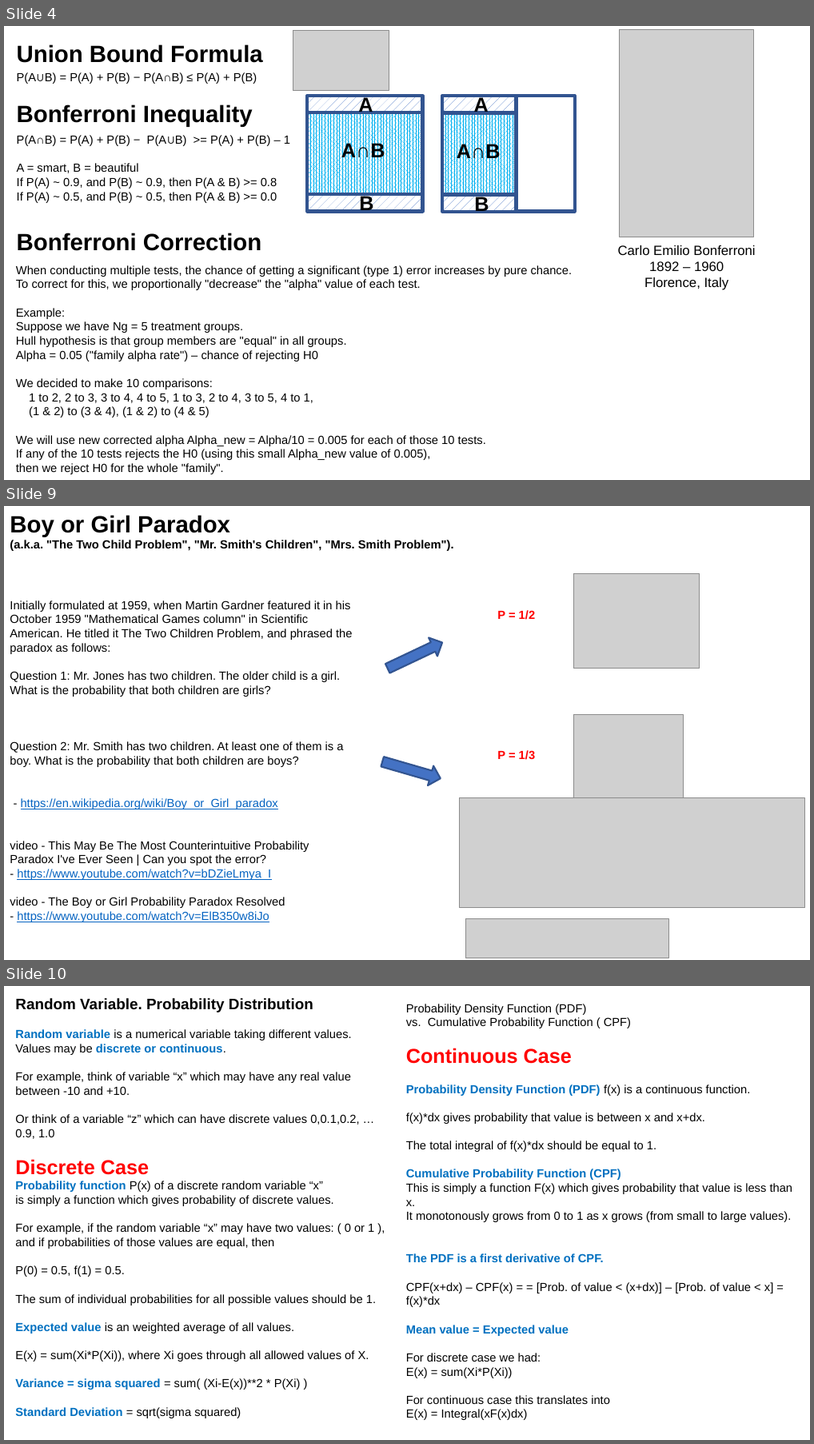
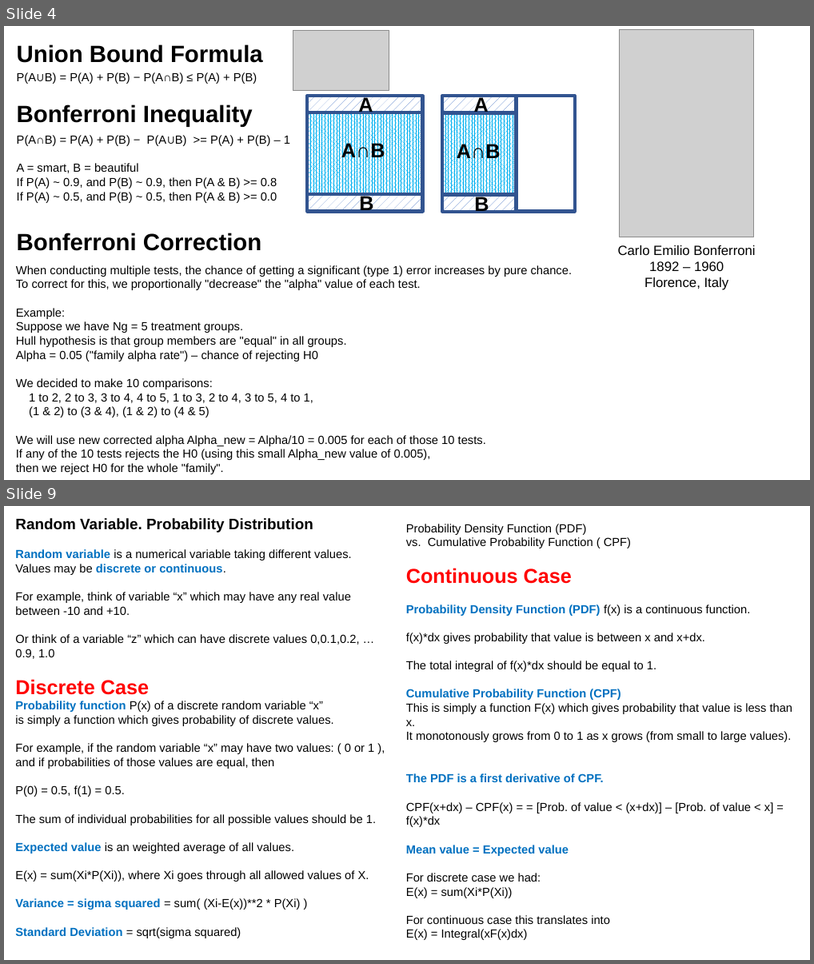
Before and after one commit to lselector/ml_ai_doc, a slide deck: statistics_01_probability.pptx. Shown one above the other, each under a label of ours: slides 4, 9 and 10 before the commit, slides 4 and 9 after it; the slides between them are not shown. The pictures are 814x1444 and 814x964 pixels, drawn with LibreOffice and Linux fonts; fonts in the diff are those of the drawing; grey boxes stand for pictures. Boxes give left, top, right and bottom in pixels: in the first picture for what was removed or moved away, otherwise in the second. Text is boxed around its words. In the diff, an @@ line names an element or a change of style, - is before the commit and + after.

```diff
--- a/statistics_01_probability.pptx
+++ b/statistics_01_probability.pptx
@@ slide 9 removed at box(4, 506, 810, 960), background #FFFFFF @@
@@ text removed at box(10, 515, 454, 551) @@
-Boy or Girl Paradox
-(a.k.a. "The Two Child Problem", "Mr. Smith's Children", "Mrs. Smith Problem").
@@ picture removed at box(574, 573, 699, 668) @@
@@ text removed at box(10, 600, 352, 922) @@
-Initially formulated at 1959, when Martin Gardner featured it in his October 1959 "Mathematical Games column" in Scientific American. He titled it The Two Children Problem, and phrased the paradox as follows:
-Question 1: Mr. Jones has two children. The older child is a girl. What is the probability that both children are girls?
-Question 2: Mr. Smith has two children. At least one of them is a boy. What is the probability that both children are boys?
-- https://en.wikipedia.org/wiki/Boy_or_Girl_paradox
-video - This May Be The Most Counterintuitive Probability Paradox I've Ever Seen | Can you spot the error?
-- https://www.youtube.com/watch?v=bDZieLmya_I
-video - The Boy or Girl Probability Paradox Resolved
-- https://www.youtube.com/watch?v=ElB350w8iJo
@@ text removed at box(498, 610, 535, 620) @@
-P = 1/2
@@ right arrow removed at box(384, 633, 447, 678) @@
@@ picture removed at box(574, 715, 684, 797) @@
@@ right arrow removed at box(380, 752, 444, 788) @@
@@ text removed at box(498, 750, 535, 760) @@
-P = 1/3
@@ picture removed at box(459, 797, 805, 908) @@
@@ picture removed at box(466, 919, 670, 958) @@
@@ what was slide 10 is now slide 9 @@
```
Also in this commit, not shown: 3 slides changed, 1 slide added, 1 other slide removed, 2 other files.
